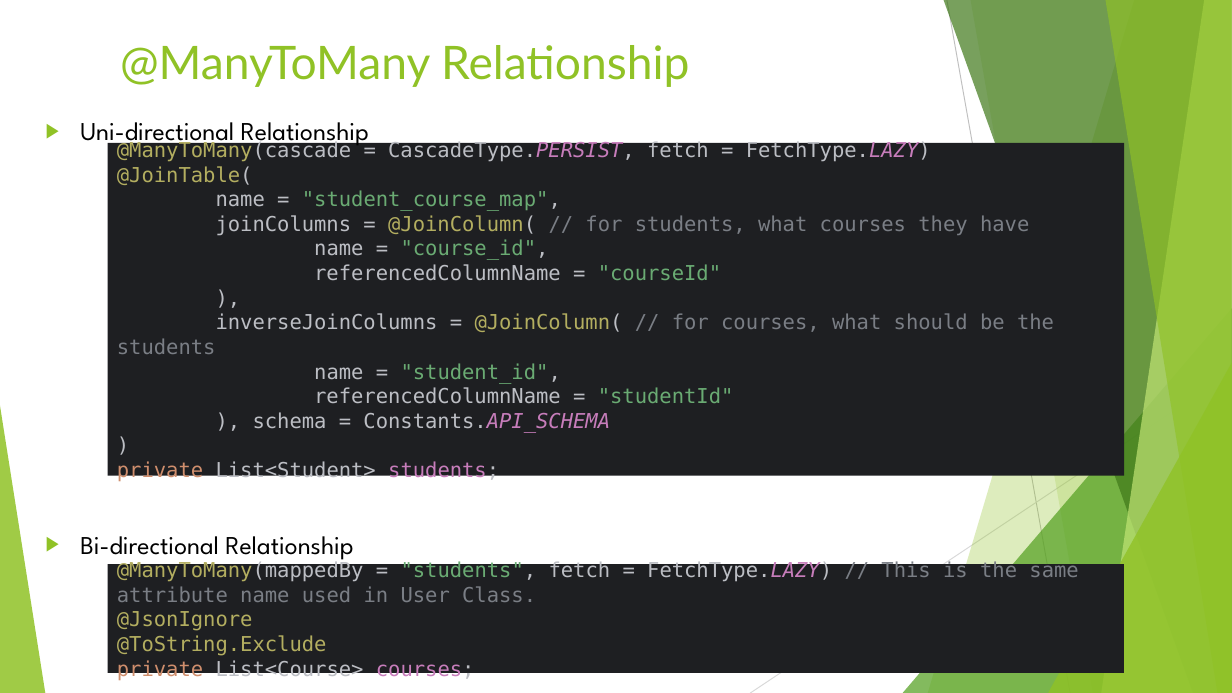
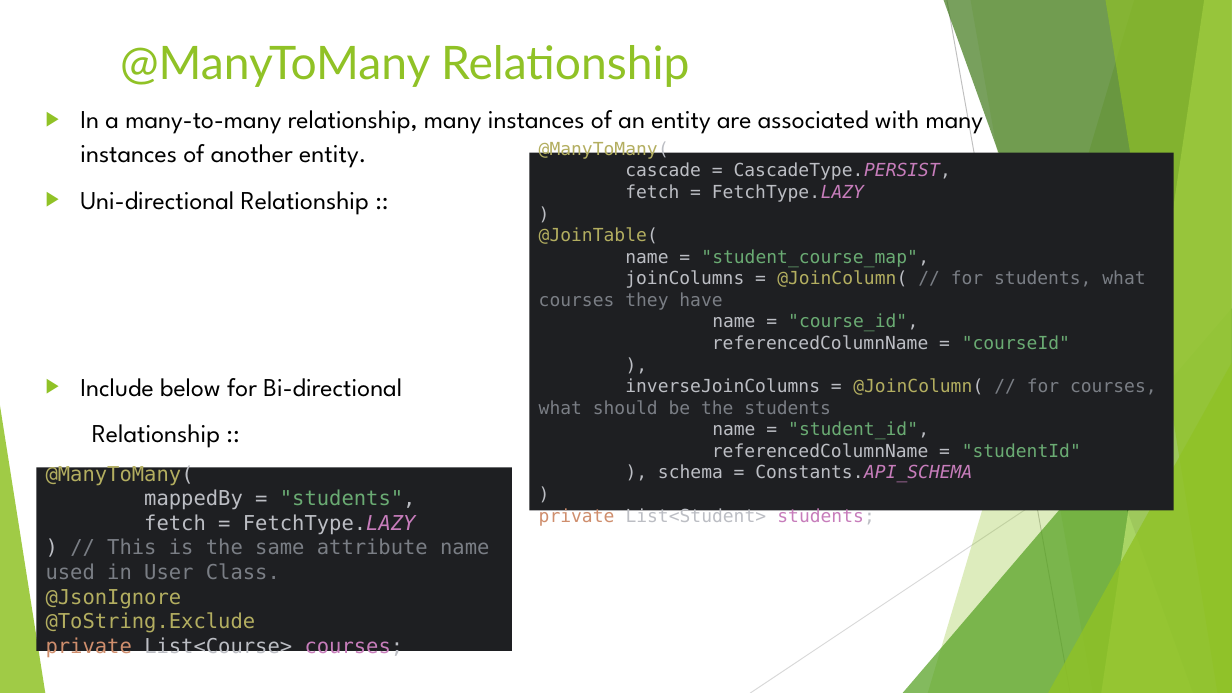
Before and after one commit to SwarnadeepGhosh/CollegeAPI-JPA, a slide deck: slide 16 of img/JPATutorial.pptx (slide 11 before the commit). Drawn at 1232x693 pixels with LibreOffice and Linux fonts; fonts in the diff are those of the drawing. Boxes give left, top, right and bottom in pixels: in the first picture for what was removed or moved away, otherwise in the second. Text is boxed around its words. In the diff, an @@ line names an element or a change of style, - is before the commit and + after.

Commit message:
modified ppt

```diff
--- a/img/JPATutorial.pptx
+++ b/img/JPATutorial.pptx
@@ text at box(80, 102, 984, 448): text changed @@
-▶ Uni-directional Relationship
-▶ Bi-directional Relationship
+▶ In a many-to-many relationship, many instances of an entity are associated with many instances of another entity.
+▶ Uni-directional Relationship ::
+▶ Include below for Bi-directional
+Relationship ::
@@ rectangle "@ManyToMany( cascade = CascadeType.PERSIST, fetch ...": place and size @@
-rectangle "@ManyToMany( cascade = CascadeType.PERSIST, fetch ..." at box(108, 143, 1125, 476)
+rectangle "@ManyToMany( cascade = CascadeType.PERSIST, fetch ..." at box(530, 152, 1174, 510)
@@ text in rectangle at box(539, 141, 1157, 524): text changed; size 16 to 14 pt @@
-@ManyToMany(cascade = CascadeType.PERSIST, fetch = FetchType.LAZY)
-@JoinTable(
-name = "student_course_map",
-joinColumns = @JoinColumn( // for students, what courses they have
-name = "course_id",
-referencedColumnName = "courseId"
-),
-inverseJoinColumns = @JoinColumn( // for courses, what should be the students
-name = "student_id",
-referencedColumnName = "studentId"
-), schema = Constants.API_SCHEMA
-)
-private List<Student> students;
+@ManyToMany(
+cascade = CascadeType.PERSIST,
+fetch = FetchType.LAZY
+)
+@JoinTable(
+name = "student_course_map",
+joinColumns = @JoinColumn( // for students, what courses they have
+name = "course_id",
+referencedColumnName = "courseId"
+),
+inverseJoinColumns = @JoinColumn( // for courses, what should be the students
+name = "student_id",
+referencedColumnName = "studentId"
+), schema = Constants.API_SCHEMA
+)
+private List<Student> students;
@@ rectangle "@ManyToMany( mappedBy = "students", fetch ...": place and size @@
-rectangle "@ManyToMany( mappedBy = "students", fetch ..." at box(108, 565, 1125, 674)
+rectangle "@ManyToMany( mappedBy = "students", fetch ..." at box(36, 468, 512, 652)
@@ text in rectangle at box(46, 464, 489, 658): spaces changed @@
-@ManyToMany(mappedBy = "students", fetch = FetchType.LAZY) // This is the same attribute name used in User Class.
-@JsonIgnore
-@ToString.Exclude
-private List<Course> courses;
+@ManyToMany(
+mappedBy = "students",
+fetch = FetchType.LAZY
+) // This is the same attribute name used in User Class.
+@JsonIgnore
+@ToString.Exclude
+private List<Course> courses;
```
Also in this commit, not shown: 9 other slides changed, 8 slides added, 1 slide removed.
